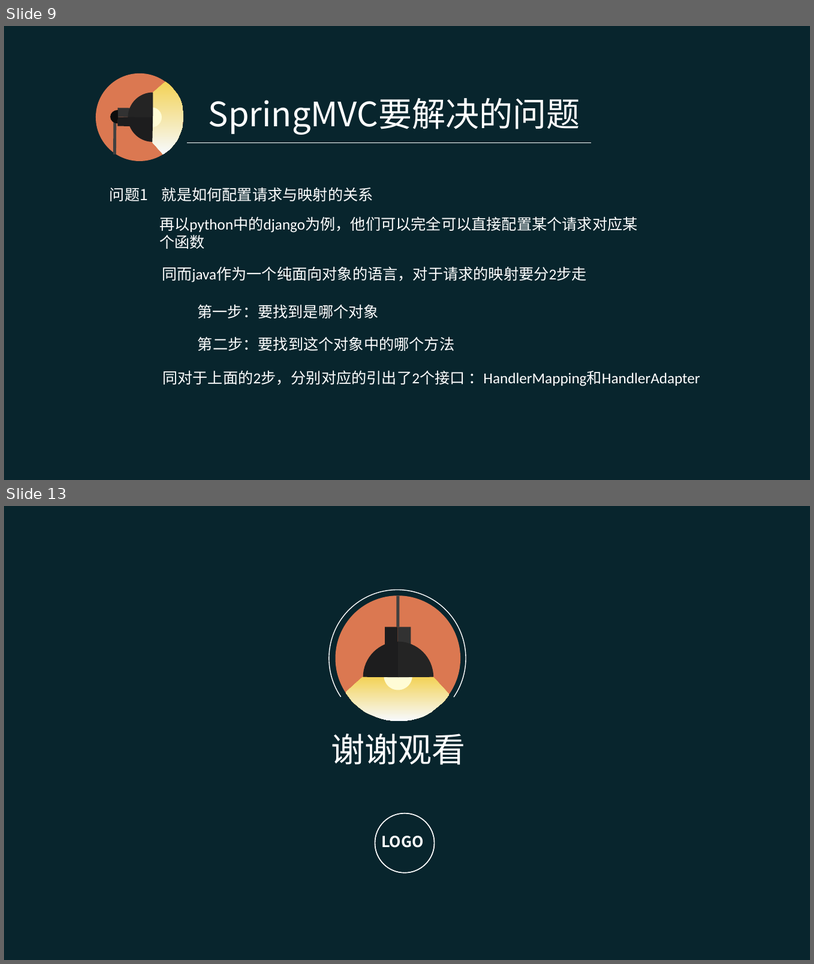
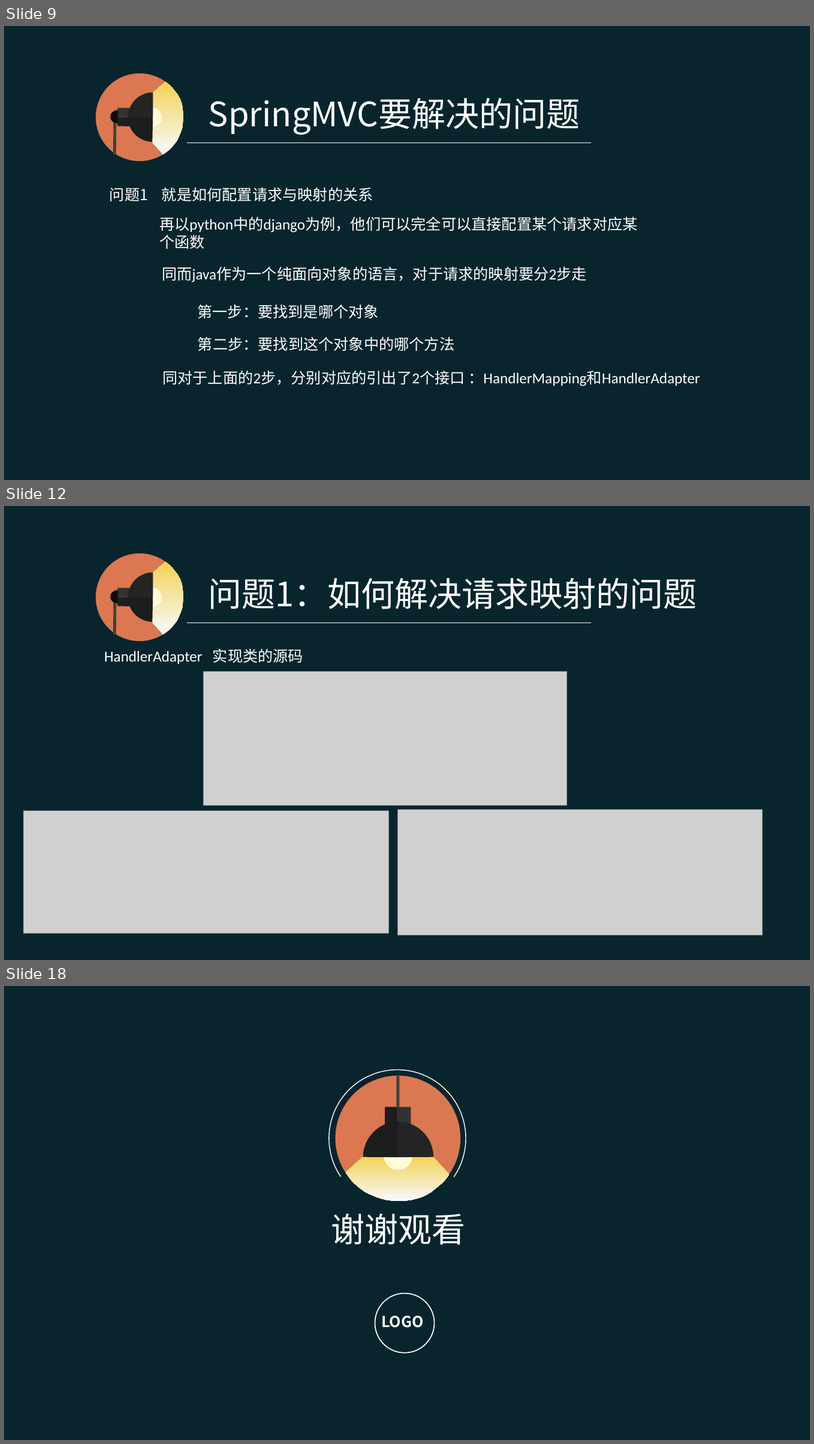
Before and after one commit to pingpangkuangmo/blog, a slide deck: 2015-4/SpringMVC的设计分享.ppt. Shown one above the other, each under a label of ours: slides 9 and 13 before the commit, slides 9, 12 and 18 after it; the slides between them are not shown. The pictures are 814x964 and 814x1444 pixels, drawn with LibreOffice and Linux fonts; fonts in the diff are those of the drawing; grey boxes stand for pictures. Boxes give left, top, right and bottom in pixels: in the first picture for what was removed or moved away, otherwise in the second. Text is boxed around its words. In the diff, an @@ line names an element or a change of style, - is before the commit and + after.

```diff
--- a/2015-4/SpringMVC的设计分享.ppt
+++ b/2015-4/SpringMVC的设计分享.ppt
@@ slide 12 added at (4,506,810,960), background #08252D @@
@@ group added at (95,553,184,642): 5 freeform shapes, 2 rectangles, 1 ellipse, 1 line @@
@@ text added at (209,578,697,609), 40 pt, text #FFFFFF @@
+问题1：如何解决请求映射的问题
@@ line added from (187, 622) to (591, 622), #FFFFFF 0.51 pt @@
@@ text added at (104,648,303,664), 18 pt, text #FFFFFF @@
+HandlerAdapter 实现类的源码
@@ picture added at (203,672,567,805) @@
@@ picture added at (23,810,389,932) @@
@@ picture added at (398,810,762,934) @@
@@ what was slide 13 is now slide 18 @@
```
Also in this commit, not shown: 5 slides changed, 5 other slides added, 1 slide removed.
